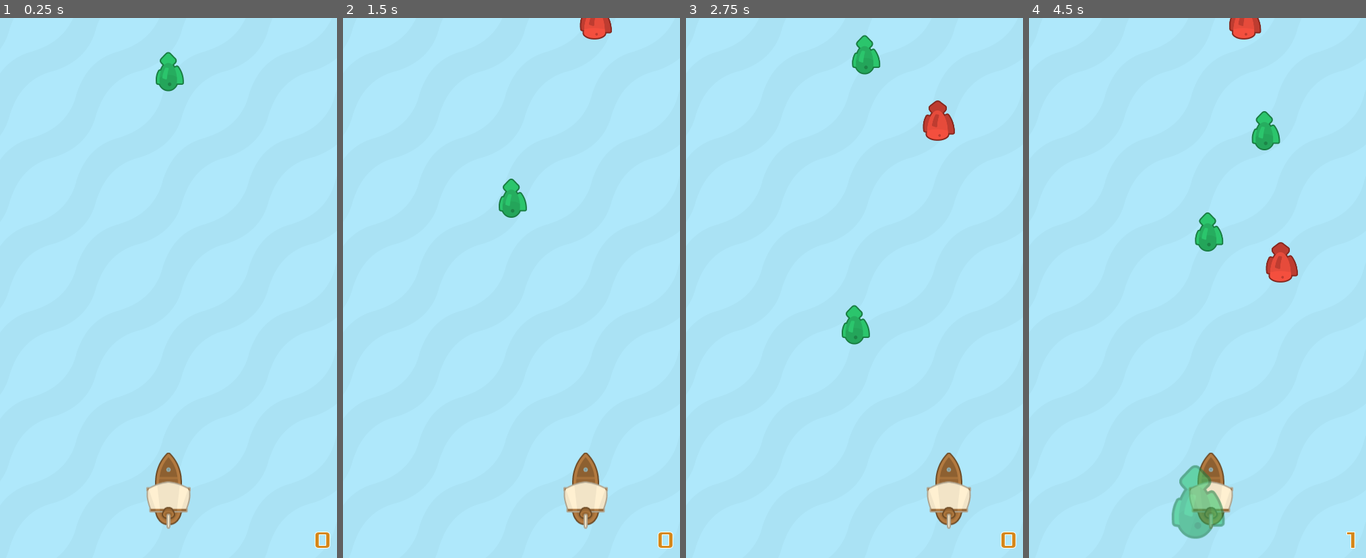
Above: before the commit, frames 1-4 (left to right).
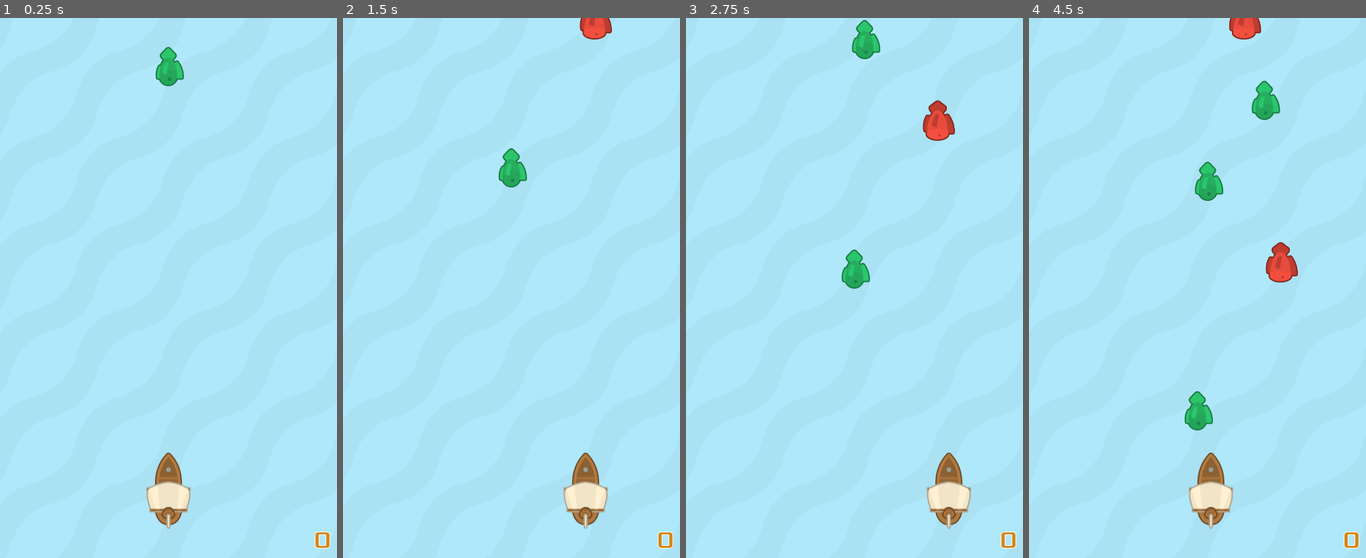
Above: after the commit, the same moments.

Repository: mwa/seaworthy
Game: Godot game, scene res://scenes/Sea.tscn
Same seed, same stepped clock (60 frames per second), same inputs: the game is played once before the commit and once after it. The engine's default icon, where the game draws it, is replaced by a stand-in: a white triangle on a blue panel in a dark square.
Inputs:
- Up to frame 1 (0.25 s): no input
- Up to frame 2 (1.5 s): hold Right (ui_right) 0.53-1.28 s; hold Left (ui_left) from 1.28 s (still down)
- Up to frame 3 (2.75 s): release Left (ui_left) at 2.03 s; hold Right (ui_right) from 2.03 s (still down)
- Up to frame 4 (4.5 s): release Right (ui_right) at 3.53 s; hold Left (ui_left) from 3.53 s (still down)

The runs differ from the first frame. In frame 1, 0.3% of the frame differs, in the area x 46-55%, y 5-14%; in frame 2, 0.8%; in frame 3, 1.4%; in frame 4, 3.6%, in the area x 42-98%, y 11-99%.

Commit message:
add Collectible base scene and script; refactor fishes as inherited scenes

Diff:
--- a/project.godot
+++ b/project.godot
@@ -16,9 +16,9 @@
 [application]
 
 config/name="Seaworthy"
+config/description="A ship sailing game."
 run/main_scene="res://scenes/Sea.tscn"
 config/icon="res://icon.png"
-config/description="A ship sailing game."
 
 [display]
 
--- a/scenes/BadFish.tscn
+++ b/scenes/BadFish.tscn
@@ -1,21 +1,21 @@
-[gd_scene load_steps=4 format=2]
+[gd_scene load_steps=5 format=2]
 
 [ext_resource path="res://assets/img/fish_red.png" type="Texture" id=1]
 [ext_resource path="res://scripts/BadFish.gd" type="Script" id=2]
+[ext_resource path="res://scenes/Collectible.tscn" type="PackedScene" id=3]
 
 [sub_resource type="CapsuleShape2D" id=1]
 radius = 16.0
 height = 14.0
 
-[node name="BadFish" type="Area2D"]
+[node name="Collectible" instance=ExtResource( 3 )]
 script = ExtResource( 2 )
 
-[node name="Sprite" type="Sprite" parent="."]
+[node name="Sprite" parent="." index="0"]
 position = Vector2( 2, -8 )
 rotation = 1.5708
 scale = Vector2( 0.5, 0.5 )
 texture = ExtResource( 1 )
 
-[node name="CollisionShape2D" type="CollisionShape2D" parent="."]
+[node name="CollisionShape2D" type="CollisionShape2D" parent="." index="1"]
 shape = SubResource( 1 )
-[connection signal="body_entered" from="." to="." method="_on_BadFish_body_entered"]
--- /dev/null
+++ b/scenes/Collectible.tscn
@@ -0,0 +1,11 @@
+[gd_scene load_steps=3 format=2]
+
+[ext_resource path="res://scripts/Collectible.gd" type="Script" id=1]
+[ext_resource path="res://icon.png" type="Texture" id=2]
+
+[node name="Collectible" type="Area2D"]
+script = ExtResource( 1 )
+
+[node name="Sprite" type="Sprite" parent="."]
+texture = ExtResource( 2 )
+[connection signal="body_entered" from="." to="." method="_on_Collectible_body_entered"]
--- a/scenes/Fish.tscn
+++ b/scenes/Fish.tscn
@@ -1,21 +1,21 @@
-[gd_scene load_steps=4 format=2]
+[gd_scene load_steps=5 format=2]
 
-[ext_resource path="res://scripts/Fish.gd" type="Script" id=1]
-[ext_resource path="res://assets/img/fish_green.png" type="Texture" id=2]
+[ext_resource path="res://scenes/Collectible.tscn" type="PackedScene" id=1]
+[ext_resource path="res://scripts/Fish.gd" type="Script" id=2]
+[ext_resource path="res://assets/img/fish_green.png" type="Texture" id=3]
 
 [sub_resource type="CapsuleShape2D" id=1]
 radius = 15.0
 height = 12.0
 
-[node name="Fish" type="Area2D"]
-script = ExtResource( 1 )
+[node name="Collectible" instance=ExtResource( 1 )]
+script = ExtResource( 2 )
 
-[node name="Sprite" type="Sprite" parent="."]
+[node name="Sprite" parent="." index="0"]
 position = Vector2( 3, -8 )
 rotation = 1.5708
 scale = Vector2( 0.5, 0.5 )
-texture = ExtResource( 2 )
+texture = ExtResource( 3 )
 
-[node name="CollisionShape2D" type="CollisionShape2D" parent="."]
+[node name="CollisionShape2D" type="CollisionShape2D" parent="." index="1"]
 shape = SubResource( 1 )
-[connection signal="body_entered" from="." to="." method="_on_Fish_body_entered"]
--- a/scripts/BadFish.gd
+++ b/scripts/BadFish.gd
@@ -1,51 +1,15 @@
-extends Area2D
+extends "res://scripts/Collectible.gd"
 
-
-var speed = 120  # speed in pixels/s
-var velocity = Vector2(0, speed)
-
-var tween = null
-var tween_duration = 0.3
+# NOTE: inherited scene requires separate CollisonShape2D, as it would overwrite parent settings
 
 
 func _ready():
-	# setup tween animation
-	tween = Tween.new()
-	tween.interpolate_property(
-		$Sprite, 'scale',
-		$Sprite.get_scale(), Vector2.ONE * 1.5, tween_duration,
-		Tween.TRANS_QUAD, Tween.EASE_OUT)
-	tween.interpolate_property(
-		$Sprite, 'modulate:a',
-		$Sprite.modulate.a, 0, tween_duration,
-		Tween.TRANS_QUAD, Tween.EASE_OUT)
-	add_child(tween)
-
-
-# Called every frame. 'delta' is the elapsed time since the previous frame.
-func _process(delta):
-	# remove after bottom has been reached
-	if position.y > 850:
-		remove()
-
-
-# Called every frame. 'delta' is the elapsed time since the previous frame.
-func _physics_process(delta):
-	# update position
-	position += velocity * delta
-
-
-func remove():
-	queue_free()
+	var tween_duration = 0.3
 
 
 # collision handler
-func _on_BadFish_body_entered(body):
+func on_body_entered(body):
 	if body.has_method('on_bad_fish_caught'):
 		# handle collision
 		body.on_bad_fish_caught()
-
-		# animate
-		z_index = 2
-		tween.connect('tween_all_completed', self, 'remove')
-		tween.start()
+		animate_remove()
--- /dev/null
+++ b/scripts/Collectible.gd
@@ -0,0 +1,59 @@
+extends Area2D
+
+# NOTE: base scene and script for collectible items, add CollisionShape2D in inherited scenes
+
+
+var speed = 120  # speed in pixels/s
+var velocity = Vector2(0, speed)
+
+var tween = null
+var tween_duration = 0.3
+
+
+func _ready():
+	# setup tween animation
+	tween = Tween.new()
+	tween.interpolate_property(
+		$Sprite, 'scale',
+		$Sprite.get_scale(), Vector2.ONE * 1.5, tween_duration,
+		Tween.TRANS_QUAD, Tween.EASE_OUT)
+	tween.interpolate_property(
+		$Sprite, 'modulate:a',
+		$Sprite.modulate.a, 0, tween_duration,
+		Tween.TRANS_QUAD, Tween.EASE_OUT)
+	add_child(tween)
+
+
+# Called every frame. 'delta' is the elapsed time since the previous frame.
+func _process(delta):
+	# remove after bottom has been reached
+	if position.y > 850:
+		remove()
+
+
+# Called every frame. 'delta' is the elapsed time since the previous frame.
+func _physics_process(delta):
+	# update position
+	position += velocity * delta
+
+
+func remove():
+	queue_free()
+
+
+func animate_remove():
+	# animate and remove
+	z_index = 2
+	tween.connect('tween_all_completed', self, 'remove')
+	tween.start()
+
+
+func _on_Collectible_body_entered(body):
+	on_body_entered(body)
+
+
+# collision handler
+func on_body_entered(body):
+	# implement in subclasses
+	pass
+	remove()
--- a/scripts/Fish.gd
+++ b/scripts/Fish.gd
@@ -1,51 +1,15 @@
-extends Area2D
+extends "res://scripts/Collectible.gd"
 
-
-var speed = 150  # speed in pixels/s
-var velocity = Vector2(0, speed)
-
-var tween = null
-var tween_duration = 0.2
+# NOTE: inherited scene requires separate CollisonShape2D, as it would overwrite parent settings
 
 
 func _ready():
-	# setup tween animation
-	tween = Tween.new()
-	tween.interpolate_property(
-		$Sprite, 'scale',
-		$Sprite.get_scale(), Vector2.ONE * 1.5, tween_duration,
-		Tween.TRANS_QUAD, Tween.EASE_OUT)
-	tween.interpolate_property(
-		$Sprite, 'modulate:a',
-		$Sprite.modulate.a, 0, tween_duration,
-		Tween.TRANS_QUAD, Tween.EASE_OUT)
-	add_child(tween)
-
-
-# Called every frame. 'delta' is the elapsed time since the previous frame.
-func _process(delta):
-	# remove after bottom has been reached
-	if position.y > 850:
-		remove()
-
-
-# Called every frame. 'delta' is the elapsed time since the previous frame.
-func _physics_process(delta):
-	# update position
-	position += velocity * delta
-
-
-func remove():
-	queue_free()
+	tween_duration = 0.2
 
 
 # collision handler
-func _on_Fish_body_entered(body):
+func on_body_entered(body):
 	if body.has_method('on_fish_touched'):
 		# handle collision
 		body.on_fish_touched()
-
-		# animate
-		z_index = 2
-		tween.connect('tween_all_completed', self, 'remove')
-		tween.start()
+		animate_remove()
Not shown: 2 places in scenes/Sea.tscn that only renumber resources
